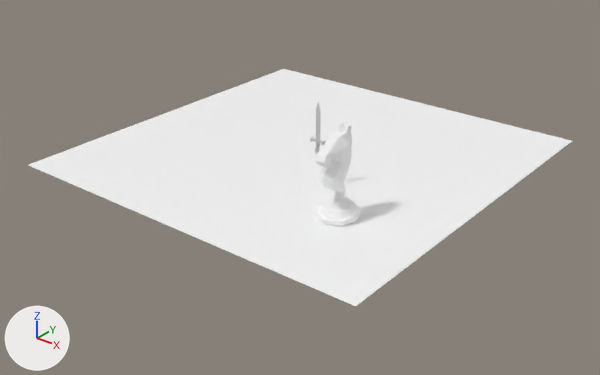
The glTF model assets/skeletalMesh/knight.gltf: old version first, new version second.
Before and after are seen from a camera (50 mm lens) standing at (34.7, -48.2, 31.3) and looking at (-8.6, 6.0, -2.3). The lights are fixed; the arrows at lower left show +X, +Y and +Z. Where no turn or scale is listed for an object, it has been applied to the vertices.

Before the edit, the objects in view are built like this:
```python
me_cube = bpy.data.meshes.new('Cube')
me_cube.from_pydata(...)  # 135 vertices, 266 faces; spans x -0.76..0.76, y -0.16..0.16, z -3.29..1.46
me_cylinder_001 = bpy.data.meshes.new('Cylinder.001')
me_cylinder_001.from_pydata(...)  # 210 vertices, 416 faces; spans x -1.82..1.83, y -2.49..1.86, z -1.14..6.56
me_cylinder_001.materials.append(mat_material)  # white #ffffff
me_plane = bpy.data.meshes.new('Plane')
me_plane.from_pydata([(18.4, 18.4, 0.0), (-18.4, 18.4, 0.0), (-18.4, -18.4, 0.0), (18.4, -18.4, 0.0)], [], [(0, 1, 2), (0, 2, 3)])
me_plane.materials.append(mat_material_001)  # white #ffffff
ob_cube = bpy.data.objects.new('Cube', me_cube)
ob_cube.location = (-4.78, 3.6, 6.26)
ob_cylinder_001 = bpy.data.objects.new('Cylinder.001', me_cylinder_001)
ob_cylinder_001.location = (-0.01, 0.05, 1.14)
ob_plane = bpy.data.objects.new('Plane', me_plane)
ob_plane.location = (-9.83, 8.85, -0.06)
```
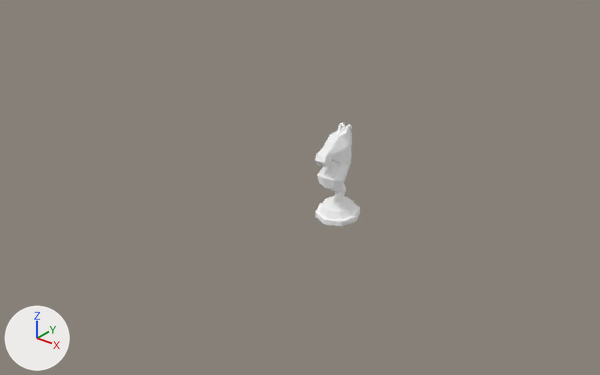
Commit message: fix: invisible knights

Location of each change, [x1, y1, x2, y2] in pixels of the pictures (600 x 375 px):
```json
{"object": "Plane", "change": "deleted", "before": [28, 69, 572, 306]}
{"object": "Cube", "change": "deleted", "before": [310, 102, 326, 154]}
```

The change, as JSON lines over the scene's bpy script:
```json
{"op": "remove", "block": "ob_cube", "code": ["ob_cube = bpy.data.objects.new('Cube', me_cube)", "ob_cube.location = (-4.78, 3.6, 6.26)"]}
{"op": "remove", "block": "ob_plane", "code": ["ob_plane = bpy.data.objects.new('Plane', me_plane)", "ob_plane.location = (-9.83, 8.85, -0.06)"]}
```
